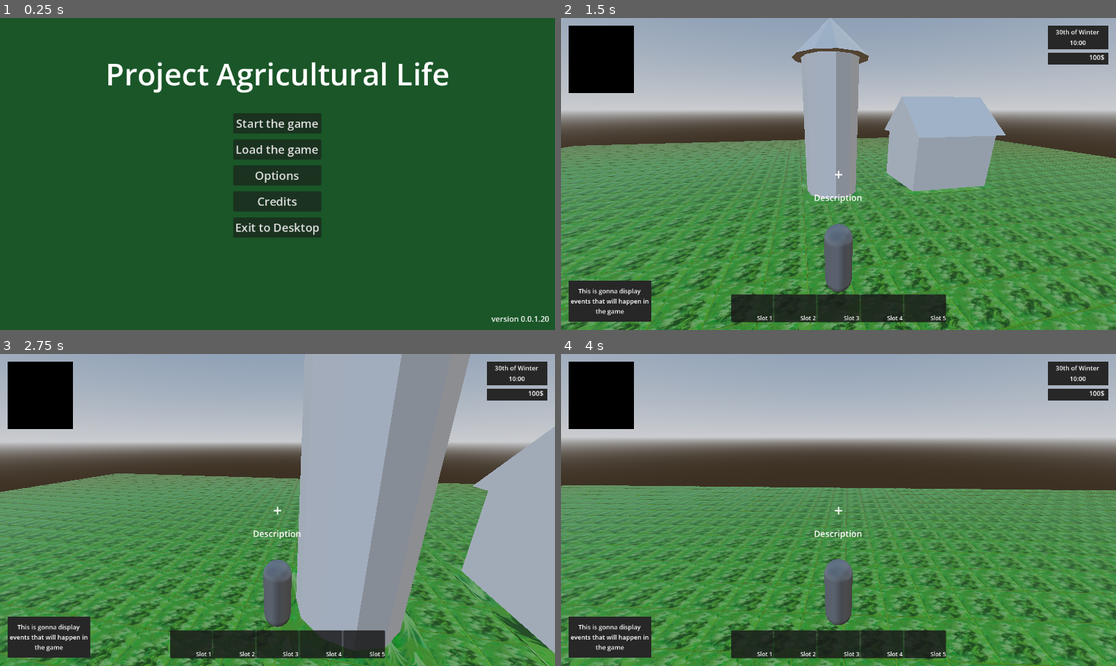
Above: before the commit, frames 1-4 (two rows, left to right).
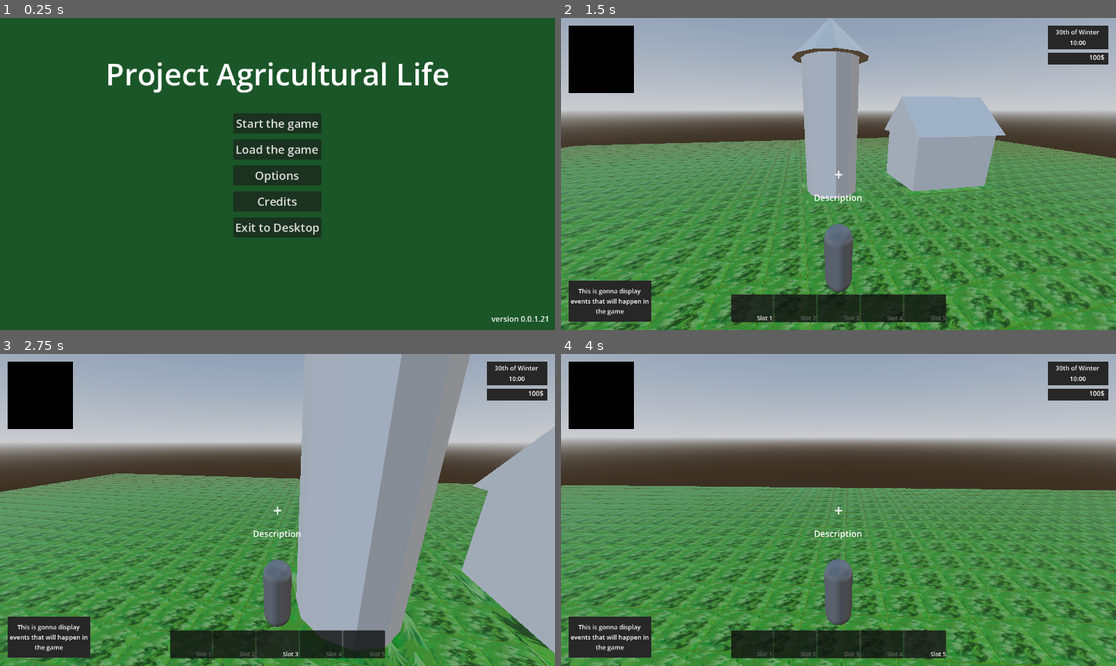
Above: after the commit, the same moments.

Repository: MatGalos/project-agriculural-life
Game: Godot game, scene res://Scenes/UIs/Menus/LaunchMenu/MainMenu.tscn
Two runs of this game, one before a commit and one after it. Both use one fixed random seed, a clock stepped at 60 frames per second and the inputs below.
Inputs (mouse positions are in pixels of both pictures, inside the frame that each line leads up to):
- Up to frame 1 (0.25 s): no input
- Up to frame 2 (1.5 s): click "Start the game" at 0.5 s; tap Enter at 1.25 s; move the mouse to (866, 174) at 1.27 s; hold W (move_forward) from 1.28 s (still down); tap 1 (hotbar_slot_1, bound only after the commit) at 1.35 s
- Up to frame 3 (2.75 s): keep holding W (move_forward); tap 2 (hotbar_slot_2, bound only after the commit) at 1.55, 2.1 s; move the mouse to (249, 510) at 2.02 s; tap 3 (hotbar_slot_3, bound only after the commit) at 2.3 s
- Up to frame 4 (4 s): keep holding W (move_forward); move the mouse to (849, 503) at 2.77 s; tap 3 (hotbar_slot_3, bound only after the commit) at 2.85 s; tap 4 (hotbar_slot_4, bound only after the commit) at 3.05, 3.6 s; move the mouse to (832, 516) at 3.52 s; tap 5 (hotbar_slot_5, bound only after the commit) at 3.8 s

The runs differ from the first frame. In frame 1, less than 0.1% of the frame differs, in the area x 98-99%, y 95-98%; in frame 2, less than 0.1%, in the area x 43-70%, y 95-97%; in frame 3, less than 0.1%; in frame 4, less than 0.1%.

Commit message:
hotbar is now working as it should

Diff:
--- a/Scenes/UIs/Menus/OptionsMenu/AdditionalMenus/ControlBindRow.tscn
+++ b/Scenes/UIs/Menus/OptionsMenu/AdditionalMenus/ControlBindRow.tscn
@@ -10,7 +10,7 @@
 grow_horizontal = 2
 grow_vertical = 2
 size_flags_horizontal = 3
-theme_override_constants/separation = 16
+theme_override_constants/separation = 48
 script = ExtResource("1_rnnim")
 
 [node name="ActionLabel" type="Label" parent="." unique_id=624677290]
--- a/Scenes/UIs/Menus/OptionsMenu/AdditionalMenus/optionsTabContainer.tscn
+++ b/Scenes/UIs/Menus/OptionsMenu/AdditionalMenus/optionsTabContainer.tscn
@@ -67,14 +67,19 @@
 
 [node name="VBoxContainer" type="VBoxContainer" parent="TabContainer/Controls/MarginContainer" unique_id=1162910988]
 layout_mode = 2
-theme_override_constants/separation = 64
+theme_override_constants/separation = 24
 
 [node name="ScrollContainer" type="ScrollContainer" parent="TabContainer/Controls/MarginContainer/VBoxContainer" unique_id=1518968375]
 layout_mode = 2
 size_flags_horizontal = 3
 size_flags_vertical = 3
 
-[node name="ControlsList" type="VBoxContainer" parent="TabContainer/Controls/MarginContainer/VBoxContainer/ScrollContainer" unique_id=1542887367]
+[node name="ListMargin" type="MarginContainer" parent="TabContainer/Controls/MarginContainer/VBoxContainer/ScrollContainer"]
+layout_mode = 2
+size_flags_horizontal = 3
+theme_override_constants/margin_right = 16
+
+[node name="ControlsList" type="VBoxContainer" parent="TabContainer/Controls/MarginContainer/VBoxContainer/ScrollContainer/ListMargin" unique_id=1542887367]
 layout_mode = 2
 size_flags_horizontal = 3
 theme_override_constants/separation = 8
--- a/Scenes/UIs/Menus/OptionsMenu/optionsMenu.tscn
+++ b/Scenes/UIs/Menus/OptionsMenu/optionsMenu.tscn
@@ -47,6 +47,7 @@
 
 [node name="VBoxContainer" type="VBoxContainer" parent="Panel/MarginContainer" unique_id=894230398]
 layout_mode = 2
+theme_override_constants/separation = 16
 
 [node name="Label" type="Label" parent="Panel/MarginContainer/VBoxContainer" unique_id=2143215996]
 layout_mode = 2
--- a/Scenes/UIs/PlayerHUD/player_hud.tscn
+++ b/Scenes/UIs/PlayerHUD/player_hud.tscn
@@ -1,6 +1,7 @@
 [gd_scene format=3 uid="uid://dbash3tpjwypy"]
 
 [ext_resource type="Script" uid="uid://dndcdnl5x5b0u" path="res://Scripts/UIs/PlayerHUD/player_hud.gd" id="1_p5k4q"]
+[ext_resource type="Script" uid="uid://dmmcmeit8j1u" path="res://Scripts/UIs/PlayerHUD/quick_inventory_controller.gd" id="2_8o0iu"]
 
 [sub_resource type="LabelSettings" id="LabelSettings_334lg"]
 font_size = 32
@@ -128,6 +129,7 @@
 offset_right = 248.0
 grow_horizontal = 2
 grow_vertical = 0
+script = ExtResource("2_8o0iu")
 
 [node name="PanelContainer" type="PanelContainer" parent="Root/QuickInventoryController" unique_id=1496204891]
 layout_mode = 1
--- /dev/null
+++ b/Scripts/GameManagers/hotbarManager.gd
@@ -0,0 +1,26 @@
+extends Node
+
+signal selected_slot_changed(slot_index: int)
+
+var selected_slot := 1
+
+func _process(_delta):
+	var pressed_slot := InputManager.get_pressed_hotbar_slot()
+
+	if pressed_slot != -1:
+		select_slot(pressed_slot)
+
+
+func select_slot(slot_index: int):
+	if slot_index < 1 or slot_index > 5:
+		return
+
+	if selected_slot == slot_index:
+		return
+
+	selected_slot = slot_index
+	selected_slot_changed.emit(selected_slot)
+
+
+func get_selected_slot() -> int:
+	return selected_slot
--- a/Scripts/GameManagers/inputManager.gd
+++ b/Scripts/GameManagers/inputManager.gd
@@ -7,7 +7,12 @@
 	"move_backward",
 	"move_left",
 	"move_right",
-	"pauseMenu"
+	"pauseMenu",
+	"hotbar_slot_1",
+	"hotbar_slot_2",
+	"hotbar_slot_3",
+	"hotbar_slot_4",
+	"hotbar_slot_5"
 ]
 
 func _ready():
@@ -75,15 +80,38 @@
 	InputMap.action_erase_events("move_left")
 	InputMap.action_erase_events("move_right")
 	InputMap.action_erase_events("pauseMenu")
+	InputMap.action_erase_events("hotbar_slot_1")
+	InputMap.action_erase_events("hotbar_slot_2")
+	InputMap.action_erase_events("hotbar_slot_3")
+	InputMap.action_erase_events("hotbar_slot_4")
+	InputMap.action_erase_events("hotbar_slot_5")
 
 	_add_key("move_forward", KEY_W)
 	_add_key("move_backward", KEY_S)
 	_add_key("move_left", KEY_A)
 	_add_key("move_right", KEY_D)
 	_add_key("pauseMenu", KEY_ESCAPE)
+	_add_key("hotbar_slot_1", KEY_1)
+	_add_key("hotbar_slot_2", KEY_2)
+	_add_key("hotbar_slot_3", KEY_3)
+	_add_key("hotbar_slot_4", KEY_4)
+	_add_key("hotbar_slot_5", KEY_5)
 
 	save_controls()
 
+func get_pressed_hotbar_slot() -> int:
+	if Input.is_action_just_pressed("hotbar_slot_1"):
+		return 1
+	if Input.is_action_just_pressed("hotbar_slot_2"):
+		return 2
+	if Input.is_action_just_pressed("hotbar_slot_3"):
+		return 3
+	if Input.is_action_just_pressed("hotbar_slot_4"):
+		return 4
+	if Input.is_action_just_pressed("hotbar_slot_5"):
+		return 5
+
+	return -1
 
 func _add_key(action_name: String, keycode: Key):
 	var event := InputEventKey.new()
--- a/Scripts/UIs/Menus/OptionsMenu/AdditionalMenus/controls.gd
+++ b/Scripts/UIs/Menus/OptionsMenu/AdditionalMenus/controls.gd
@@ -2,7 +2,7 @@
 
 @export var control_bind_row_scene: PackedScene
 
-@onready var controls_list: VBoxContainer = $MarginContainer/VBoxContainer/ScrollContainer/ControlsList
+@onready var controls_list: VBoxContainer = $MarginContainer/VBoxContainer/ScrollContainer/ListMargin/ControlsList
 @onready var reset_button: Button= $MarginContainer/VBoxContainer/ResetToDefault
 
 var waiting_for_action := ""
@@ -12,7 +12,12 @@
 	{"name": "move_backward", "display": "Move Backward"},
 	{"name": "move_left", "display": "Move Left"},
 	{"name": "move_right", "display": "Move Right"},
-	{"name": "pauseMenu", "display": "Pause Menu"}
+	{"name": "pauseMenu", "display": "Pause Menu"},
+	{"name": "hotbar_slot_1", "display": "Hotbar Slot 1"},
+	{"name": "hotbar_slot_2", "display": "Hotbar Slot 2"},
+	{"name": "hotbar_slot_3", "display": "Hotbar Slot 3"},
+	{"name": "hotbar_slot_4", "display": "Hotbar Slot 4"},
+	{"name": "hotbar_slot_5", "display": "Hotbar Slot 5"}
 ]
 
 func _ready() -> void:
@@ -47,6 +52,6 @@
 		build_list()
 		get_viewport().set_input_as_handled()
 
-func _on_reset_button_pressed():
+func _on_reset_button_pressed() -> void:
 	InputManager.reset_to_defaults()
 	build_list()
--- /dev/null
+++ b/Scripts/UIs/PlayerHUD/quick_inventory_controller.gd
@@ -0,0 +1,27 @@
+extends Control
+
+@onready var slots := [
+	$PanelContainer/HBoxContainer/Slot1,
+	$PanelContainer/HBoxContainer/Slot2,
+	$PanelContainer/HBoxContainer/Slot3,
+	$PanelContainer/HBoxContainer/Slot4,
+	$PanelContainer/HBoxContainer/Slot5
+]
+
+func _ready():
+	HotbarManager.selected_slot_changed.connect(_on_selected_slot_changed)
+	_update_highlight(HotbarManager.get_selected_slot())
+
+
+func _on_selected_slot_changed(slot_index: int):
+	_update_highlight(slot_index)
+
+
+func _update_highlight(active_slot: int):
+	for i in range(slots.size()):
+		var slot = slots[i]
+
+		if i + 1 == active_slot:
+			slot.modulate = Color(1, 1, 1, 1)
+		else:
+			slot.modulate = Color(0.45, 0.45, 0.45, 0.85)
--- a/project.godot
+++ b/project.godot
@@ -11,7 +11,7 @@
 [application]
 
 config/name="Project_Agricultural_life"
-config/version="0.0.1.20"
+config/version="0.0.1.21"
 run/main_scene="uid://bg2wnf0pafkqt"
 config/features=PackedStringArray("4.6", "Forward Plus")
 config/icon="res://Assets/Icons/AppIcons/icon.svg"
@@ -21,6 +21,7 @@
 gamemanager="*uid://7wea3g7cp0d5"
 UI="*uid://dbash3tpjwypy"
 InputManager="*uid://d0yxfr2kqvk70"
+HotbarManager="*uid://cvagb1pmnxf00"
 
 [dotnet]
 
@@ -57,6 +58,31 @@
 "events": [Object(InputEventKey,"resource_local_to_scene":false,"resource_name":"","device":-1,"window_id":0,"alt_press …(192 unchanged characters)…
 ]
 }
+hotbar_slot_1={
+"deadzone": 0.2,
+"events": [Object(InputEventKey,"resource_local_to_scene":false,"resource_name":"","device":-1,"window_id":0,"alt_pressed":false,"shift_pressed":false,"ctrl_pressed":false,"meta_pressed":false,"pressed":false,"keycode":0,"physical_keycode":49,"key_label":0,"unicode":49,"location":0,"echo":false,"script":null)
+]
+}
+hotbar_slot_2={
+"deadzone": 0.2,
+"events": [Object(InputEventKey,"resource_local_to_scene":false,"resource_name":"","device":-1,"window_id":0,"alt_pressed":false,"shift_pressed":false,"ctrl_pressed":false,"meta_pressed":false,"pressed":false,"keycode":0,"physical_keycode":50,"key_label":0,"unicode":50,"location":0,"echo":false,"script":null)
+]
+}
+hotbar_slot_3={
+"deadzone": 0.2,
+"events": [Object(InputEventKey,"resource_local_to_scene":false,"resource_name":"","device":-1,"window_id":0,"alt_pressed":false,"shift_pressed":false,"ctrl_pressed":false,"meta_pressed":false,"pressed":false,"keycode":0,"physical_keycode":51,"key_label":0,"unicode":51,"location":0,"echo":false,"script":null)
+]
+}
+hotbar_slot_4={
+"deadzone": 0.2,
+"events": [Object(InputEventKey,"resource_local_to_scene":false,"resource_name":"","device":-1,"window_id":0,"alt_pressed":false,"shift_pressed":false,"ctrl_pressed":false,"meta_pressed":false,"pressed":false,"keycode":0,"physical_keycode":52,"key_label":0,"unicode":52,"location":0,"echo":false,"script":null)
+]
+}
+hotbar_slot_5={
+"deadzone": 0.2,
+"events": [Object(InputEventKey,"resource_local_to_scene":false,"resource_name":"","device":-1,"window_id":0,"alt_pressed":false,"shift_pressed":false,"ctrl_pressed":false,"meta_pressed":false,"pressed":false,"keycode":0,"physical_keycode":53,"key_label":0,"unicode":53,"location":0,"echo":false,"script":null)
+]
+}
 
 [physics]
 
Not shown, added: Scripts/GameManagers/hotbarManager.gd.uid
Not shown, added: Scripts/UIs/PlayerHUD/quick_inventory_controller.gd.uid
